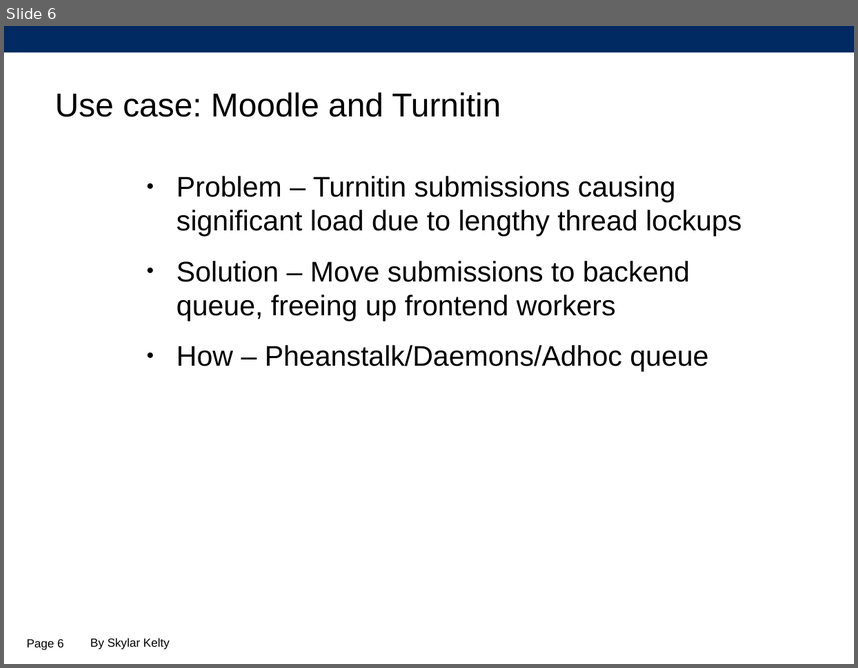
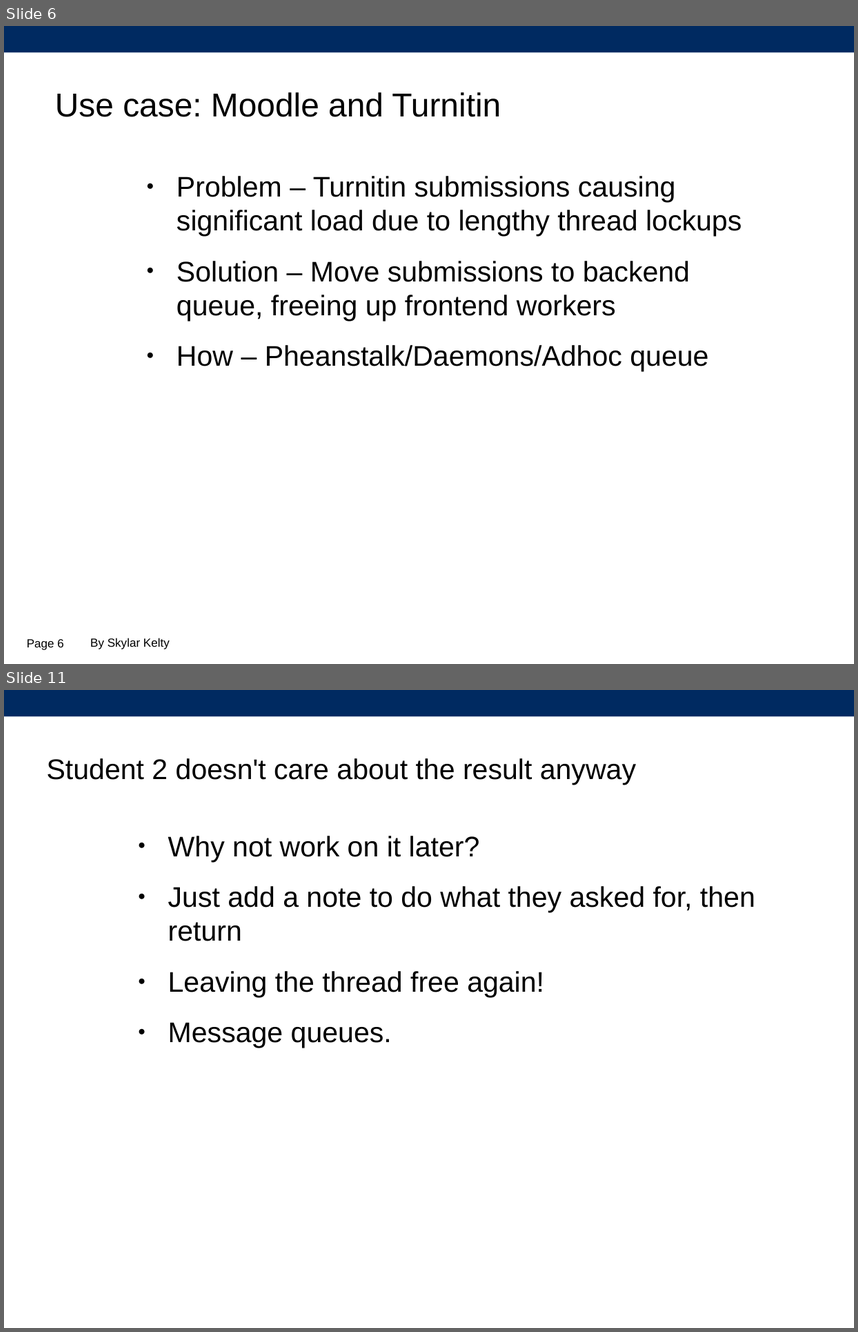
Before and after one commit to SkylarKelty/pheanstalkd-demo, a slide deck: presentation/beanstalkd.odp. Shown one above the other, each under a label of ours: slide 6 before the commit, slides 6 and 11 after it; the slides between them are not shown. The pictures are 858x668 and 858x1332 pixels, drawn with LibreOffice and Linux fonts; fonts in the diff are those of the drawing; background and template pictures are left out. Boxes give left, top, right and bottom in pixels: in the first picture for what was removed or moved away, otherwise in the second. Text is boxed around its words. In the diff, an @@ line names an element or a change of style, - is before the commit and + after.

```diff
--- a/presentation/beanstalkd.odp
+++ b/presentation/beanstalkd.odp
@@ slide 11 added at <box>4,690,854,1328</box>, background #FFFFFF; not listed: 1 template element that a slide beside it also shows @@
@@ title added at <box>47,758,636,785</box>, 24 pt, text #000000 @@
+Student 2 doesn't care about the result anyway
@@ text added at <box>168,836,755,1048</box>, 24 pt, text #000000 @@
+● Why not work on it later?
+● Just add a note to do what they asked for, then return
+● Leaving the thread free again!
+● Message queues.
```
Also in this commit, not shown: 2 slides changed, 7 other slides added, 1 slide removed.
